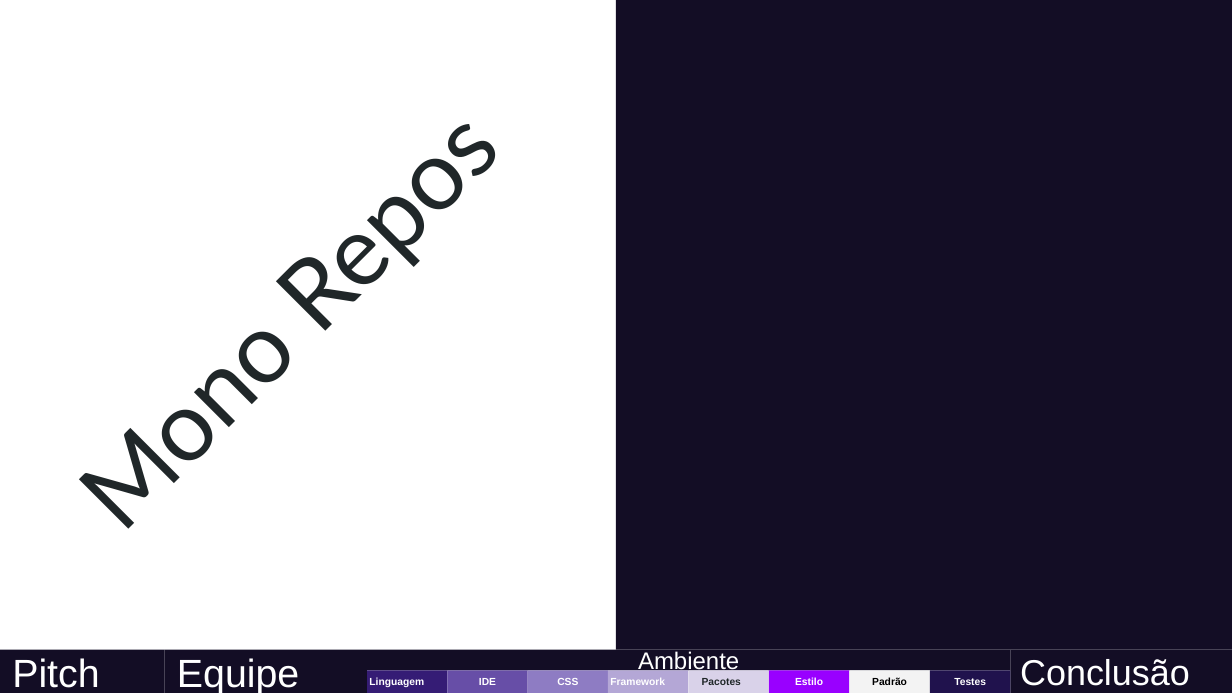
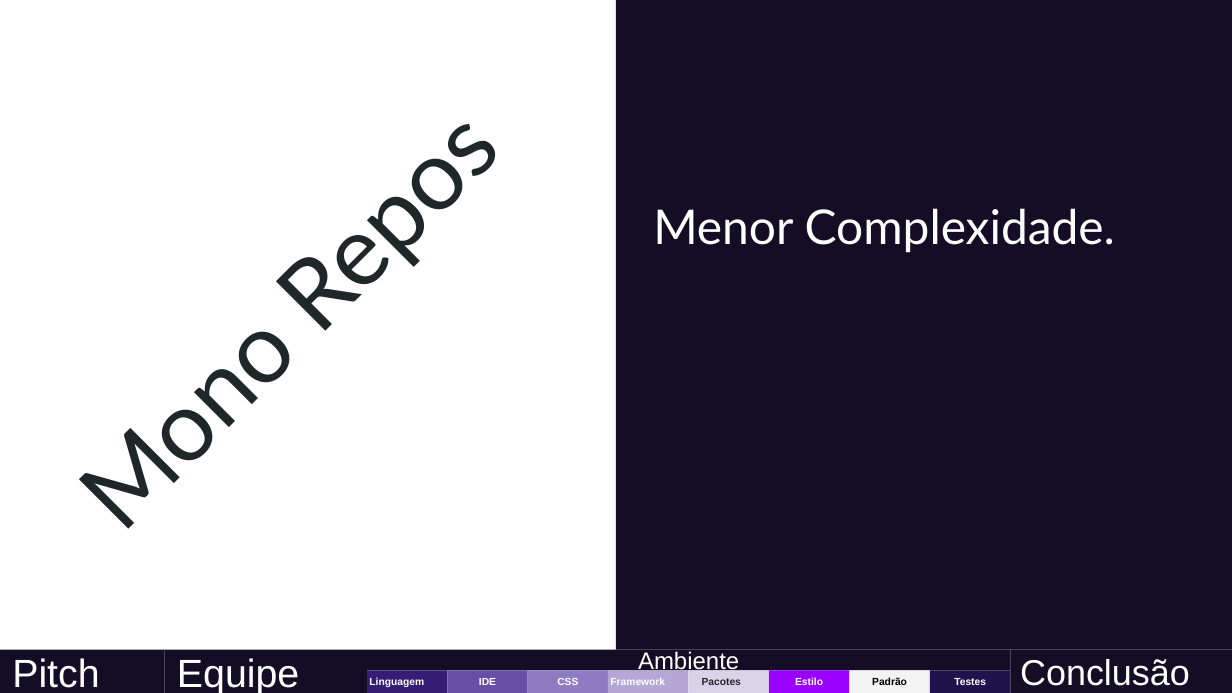
Before and after one commit to luanneves07/PUC-FRONT-END, a slide deck: slide 9 of apresentacao.pptx. Drawn at 1232x693 pixels with LibreOffice and Linux fonts; fonts in the diff are those of the drawing; background and template pictures are left out. Boxes give left, top, right and bottom in pixels: in the first picture for what was removed or moved away, otherwise in the second. Text is boxed around its words. In the diff, an @@ line names an element or a change of style, - is before the commit and + after.

```diff
--- a/apresentacao.pptx
+++ b/apresentacao.pptx
@@ text added at (653, 208, 1115, 253), 28 pt, text #FFFFFF @@
+Menor Complexidade.
```
Also in this commit, not shown: 3 other slides changed, 7 slides added, 7 slides removed, 2 other files.
